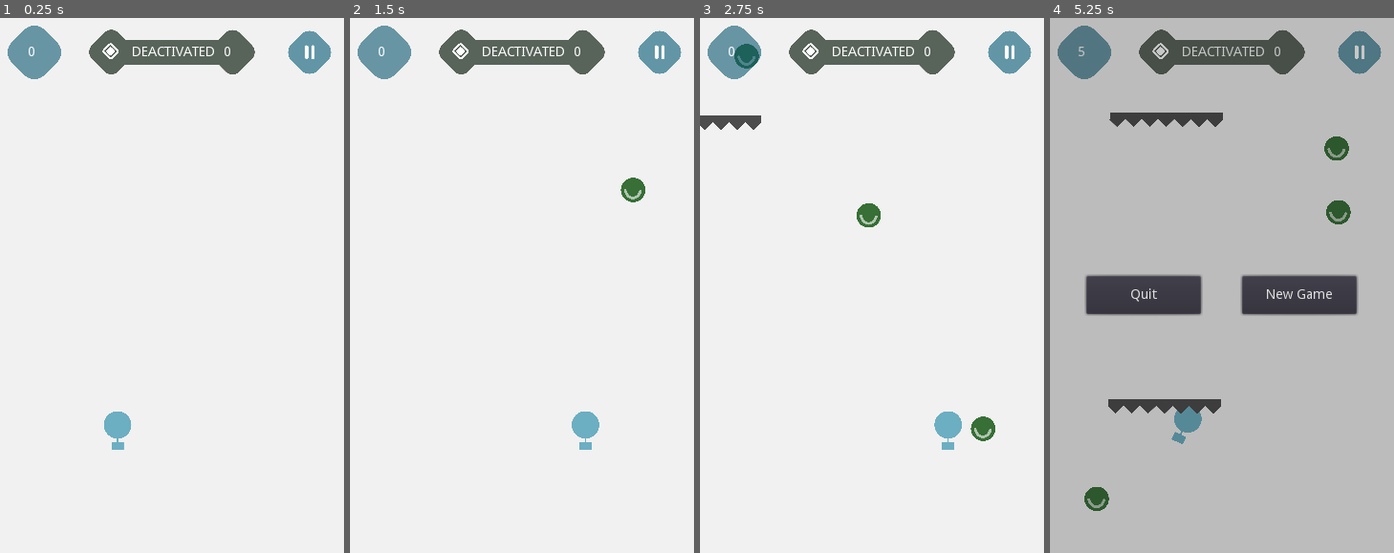
Above: before the commit, frames 1-4 (left to right).
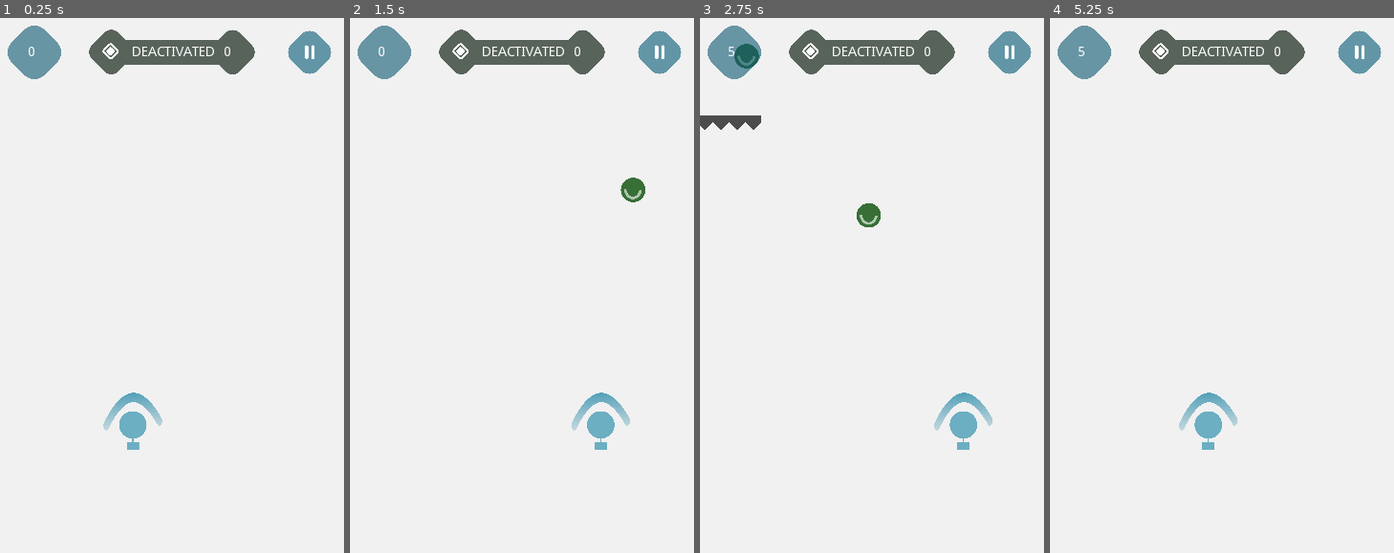
Above: after the commit, the same moments.

Repository: efenstakes/psnn
Game: Godot game, scene res://scenes/PSNN.tscn
Same seed, same stepped clock (60 frames per second), same inputs: the game is played once before the commit and once after it.
Inputs (mouse positions are in pixels of both pictures, inside the frame that each line leads up to):
- Up to frame 1 (0.25 s): no input
- Up to frame 2 (1.5 s): tap Enter at 0.5 s; hold Right (ui_right) 0.53-1.28 s; hold Left (ui_left) from 1.28 s (still down)
- Up to frame 3 (2.75 s): release Left (ui_left) at 2.03 s; hold Right (ui_right) from 2.03 s (still down)
- Up to frame 4 (5.25 s): release Right (ui_right) at 3.53 s; hold Left (ui_left) 3.53-5 s; click (1297, 296) at 5 s, where only the run after the commit has a clickable "New Game"

The runs differ from the first frame. In frame 1, 0.8% of the frame differs, in the area x 30-48%, y 70-81%; in frame 2, 0.8%; in frame 3, 1.0%; in frame 4, 98%, in the area x 0-100%, y 0-100%.

Commit message:
add shield and its collider

Diff:
--- a/scenes/Player.tscn
+++ b/scenes/Player.tscn
@@ -1,20 +1,35 @@
-[gd_scene load_steps=4 format=2]
+[gd_scene load_steps=6 format=2]
 
 [ext_resource path="res://assets/baloon.png" type="Texture" id=1]
 [ext_resource path="res://scripts/Player.gd" type="Script" id=2]
+[ext_resource path="res://assets/shield.png" type="Texture" id=3]
 
 [sub_resource type="CapsuleShape2D" id=1]
 radius = 14.0
 height = 12.0
 
+[sub_resource type="CircleShape2D" id=2]
+radius = 360.0
+
 [node name="Player" type="KinematicBody2D"]
 script = ExtResource( 2 )
 
 [node name="Sprite" type="Sprite" parent="."]
-position = Vector2( -16, 0 )
 scale = Vector2( 0.08, 0.08 )
 texture = ExtResource( 1 )
 
 [node name="CollisionShape2D" type="CollisionShape2D" parent="." groups=["PLAYER", "Player"]]
-position = Vector2( -16, 0 )
 shape = SubResource( 1 )
+
+[node name="Shield" type="Sprite" parent="."]
+position = Vector2( 0, -20 )
+scale = Vector2( 0.05, 0.08 )
+texture = ExtResource( 3 )
+region_rect = Rect2( 0, 0, 120, 120 )
+
+[node name="ShieldCollider" type="CollisionShape2D" parent="."]
+position = Vector2( 0, -20 )
+rotation = 1.59572
+scale = Vector2( 0.0511949, 0.0792407 )
+shape = SubResource( 2 )
+one_way_collision = true
